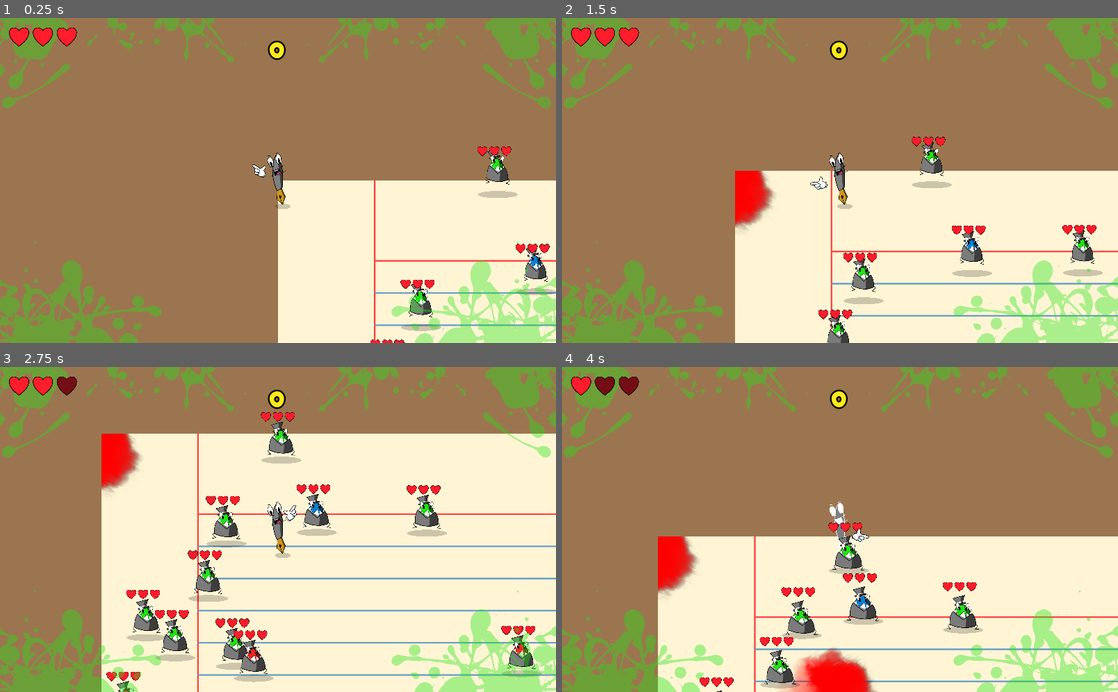
Above: before the commit, frames 1-4 (two rows, left to right).
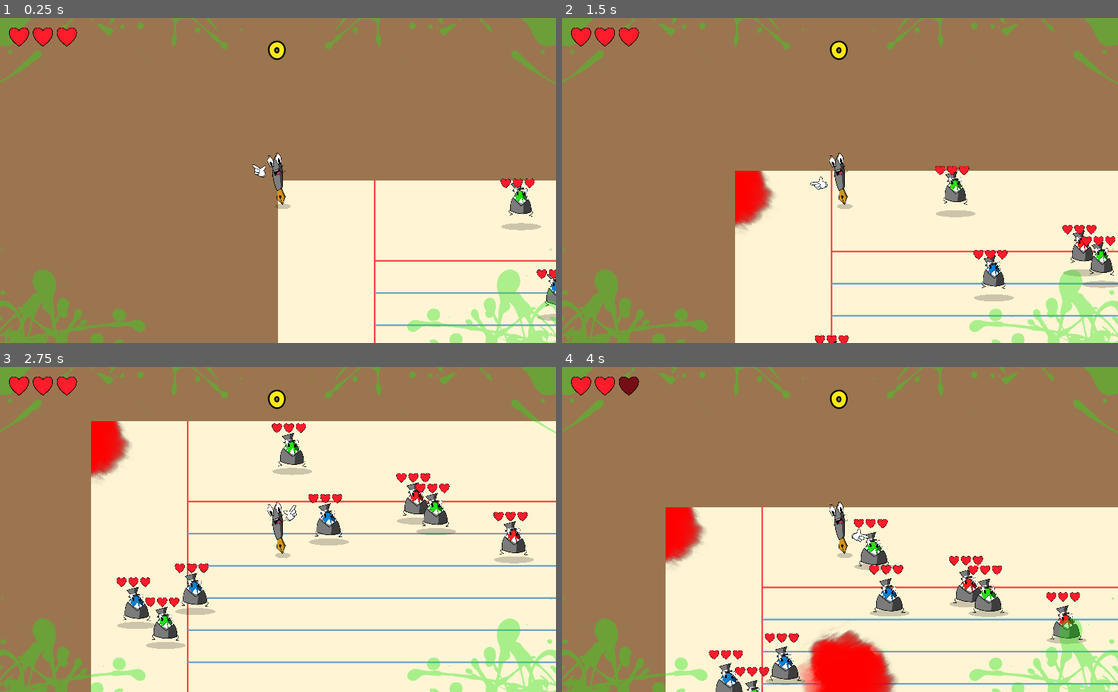
Above: after the commit, the same moments.

Repository: kevinlights/chromatic-fever
Game: Godot game, scene res://Game.tscn
The game is run twice, just before and just after one commit, with the same random seed, the same clock (stepped at 60 frames per second) and the same inputs.
Inputs (mouse positions are in pixels of both pictures, inside the frame that each line leads up to):
- Up to frame 1 (0.25 s): no input
- Up to frame 2 (1.5 s): move the mouse to (962, 164) at 0.52 s; hold Right (ui_right) 0.53-1.28 s; hold Right mouse button (clic_droit) 0.53-1.28 s; move the mouse to (728, 196) at 1.27 s; hold Down (ui_down) from 1.28 s (still down); click (728, 196) at 1.35 s
- Up to frame 3 (2.75 s): move the mouse to (333, 458) at 2.02 s; release Down (ui_down) at 2.03 s; hold Right (ui_right) from 2.03 s (still down); hold Right mouse button (clic_droit) from 2.03 s (still down)
- Up to frame 4 (4 s): move the mouse to (812, 594) at 2.77 s; release Right (ui_right) at 2.78 s; release Right mouse button (clic_droit) at 2.78 s; hold Up (ui_up) 2.78-3.53 s; click (812, 594) at 2.85 s; move the mouse to (1006, 578) at 3.52 s; hold Left (ui_left) from 3.53 s (still down); hold Right mouse button (clic_droit) from 3.53 s (still down)

The runs differ from the first frame. In frame 1, 11% of the frame differs, in the area x 0-100%, y 0-100%; in frame 2, 12%; in frame 3, 26%; in frame 4, 27%.
Error in both runs: Trying to assign value of type 'Node2D' to a variable of type 'KinematicBody2D'. (res://HUD/Score.gd:3)

Commit message:
ispawn enemies

Diff:
--- a/EnemySpawner.gd
+++ b/EnemySpawner.gd
@@ -9,14 +9,29 @@
 onready var enemy_resource : Resource = load("res://Enemies/Enemy.tscn")
 
 export var player_safe_range : int = 50
+export var max_concurent_enemies : int = 20
+export var min_concurent_enemies : int = 4
+export var wave_step : int = 5
+
+
 
 func _ready():
 	randomize()
 
-	for i in 20:
-		spawn()
+	for i in global.colors.size():
+		for j in max_concurent_enemies/global.colors.size():
+			spawn(global.colors[i])
 
-func spawn():
+func _process(delta):
+	var child_count : int = get_child_count()
+	if get_child_count() <= min_concurent_enemies:
+		for i in global.colors.size():
+			for j in (max_concurent_enemies-min_concurent_enemies)/global.colors.size():
+				spawn(global.colors[i])
+		max_concurent_enemies += wave_step
+		min_concurent_enemies += wave_step
+
+func spawn(color : Color):
 	var pos : Vector2 = Vector2()
 	var new_enemy = enemy_resource.instance()
 	pos.x = rand_range(0,terrain.texture.get_size().x*terrain.scale.x)
@@ -26,7 +41,7 @@
 		pos.x = rand_range(0,terrain.texture.get_size().x*terrain.scale.x)
 		pos.y = rand_range(0,terrain.texture.get_size().y*terrain.scale.y)
 
-	new_enemy.color = global.colors[randi()%3]
+	new_enemy.color = color
 
 	new_enemy.global_position = pos
 	add_child(new_enemy)
--- a/HUD/HUD.tscn
+++ b/HUD/HUD.tscn
@@ -39,7 +39,7 @@
 
 [node name="LesCadres" type="Node2D" parent="."]
 position = Vector2( 509.11, 298.533 )
-scale = Vector2( 0.584834, 0.63247 )
+scale = Vector2( 0.664834, 0.703184 )
 script = ExtResource( 2 )
 
 [node name="Cadre" type="Sprite" parent="LesCadres"]
@@ -50,7 +50,6 @@
 flip_h = true
 
 [node name="Jauges" type="Control" parent="."]
-editor/display_folded = true
 margin_right = 40.0
 margin_bottom = 40.0
 
@@ -93,12 +92,11 @@
 jauge_number = 2
 
 [node name="CenterContainer" type="CenterContainer" parent="."]
-editor/display_folded = true
-visible = false
 anchor_right = 1.0
 anchor_bottom = 1.0
 
 [node name="DefeatMessage" type="Label" parent="CenterContainer"]
+visible = false
 margin_left = 395.0
 margin_top = 268.0
 margin_right = 629.0
